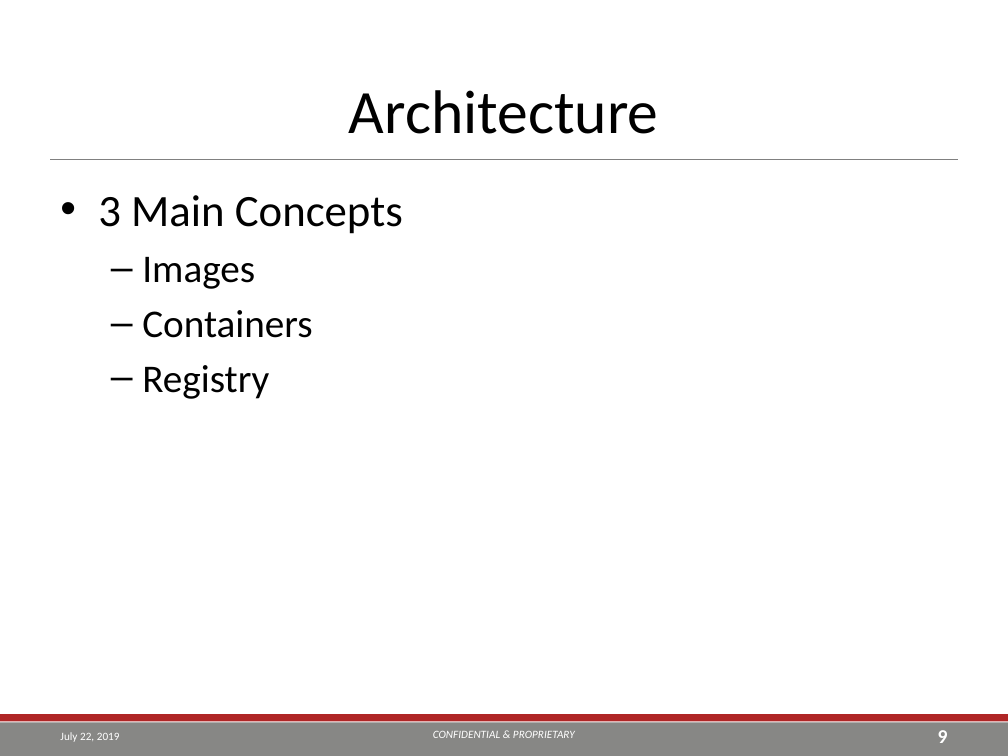
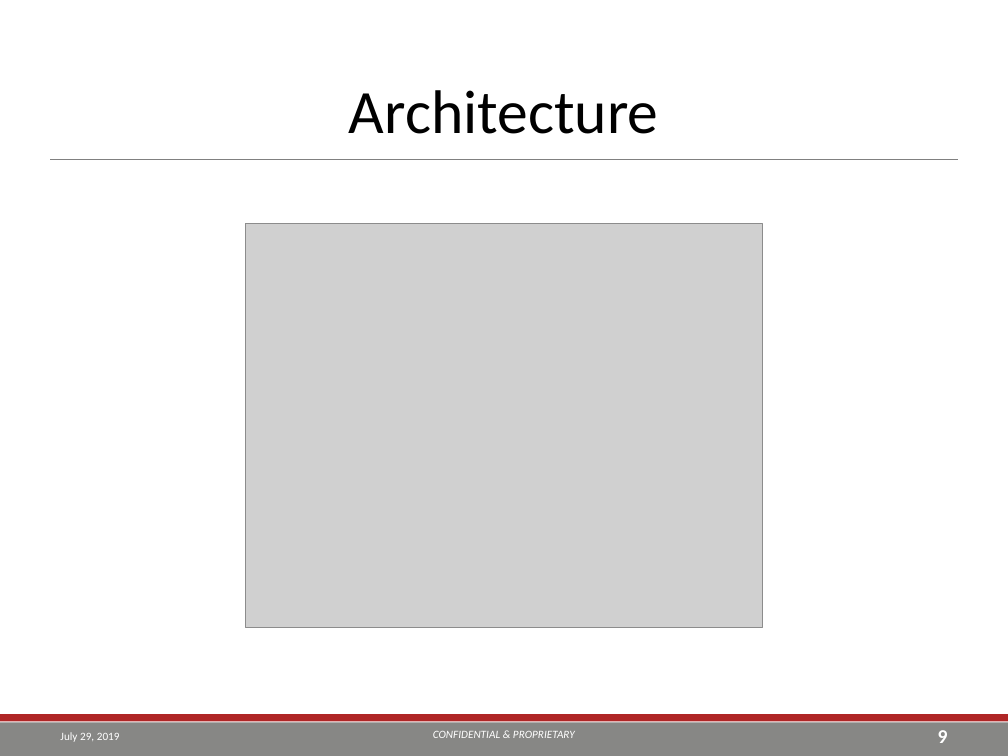
Before and after one commit to zoenurel/Containers-Temp, a slide deck: slide 9 of LunchNLearn1-Intro/Powerpoint/Docker-Intro.pptx. Drawn at 1008x756 pixels with LibreOffice and Linux fonts; fonts in the diff are those of the drawing; grey boxes stand for pictures; background and template pictures are left out. Boxes give left, top, right and bottom in pixels: in the first picture for what was removed or moved away, otherwise in the second. Text is boxed around its words. In the diff, an @@ line names an element or a change of style, - is before the commit and + after.

```diff
--- a/LunchNLearn1-Intro/Powerpoint/Docker-Intro.pptx
+++ b/LunchNLearn1-Intro/Powerpoint/Docker-Intro.pptx
@@ text removed at (98, 195, 403, 399) @@
-• 3 Main Concepts
-  – Images
-  – Containers
-  – Registry
@@ picture added at (246, 224, 762, 628) @@
@@ text at (60, 732, 120, 742): text changed @@
-July 22, 2019
+July 29, 2019
```
Also in this commit, not shown: 14 other slides changed, 1 slide added.
